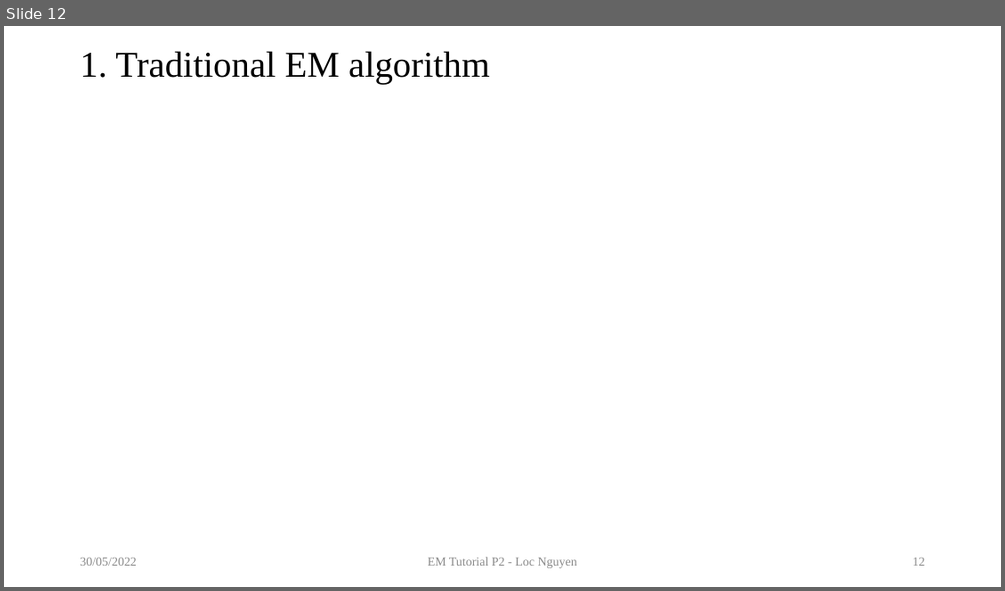
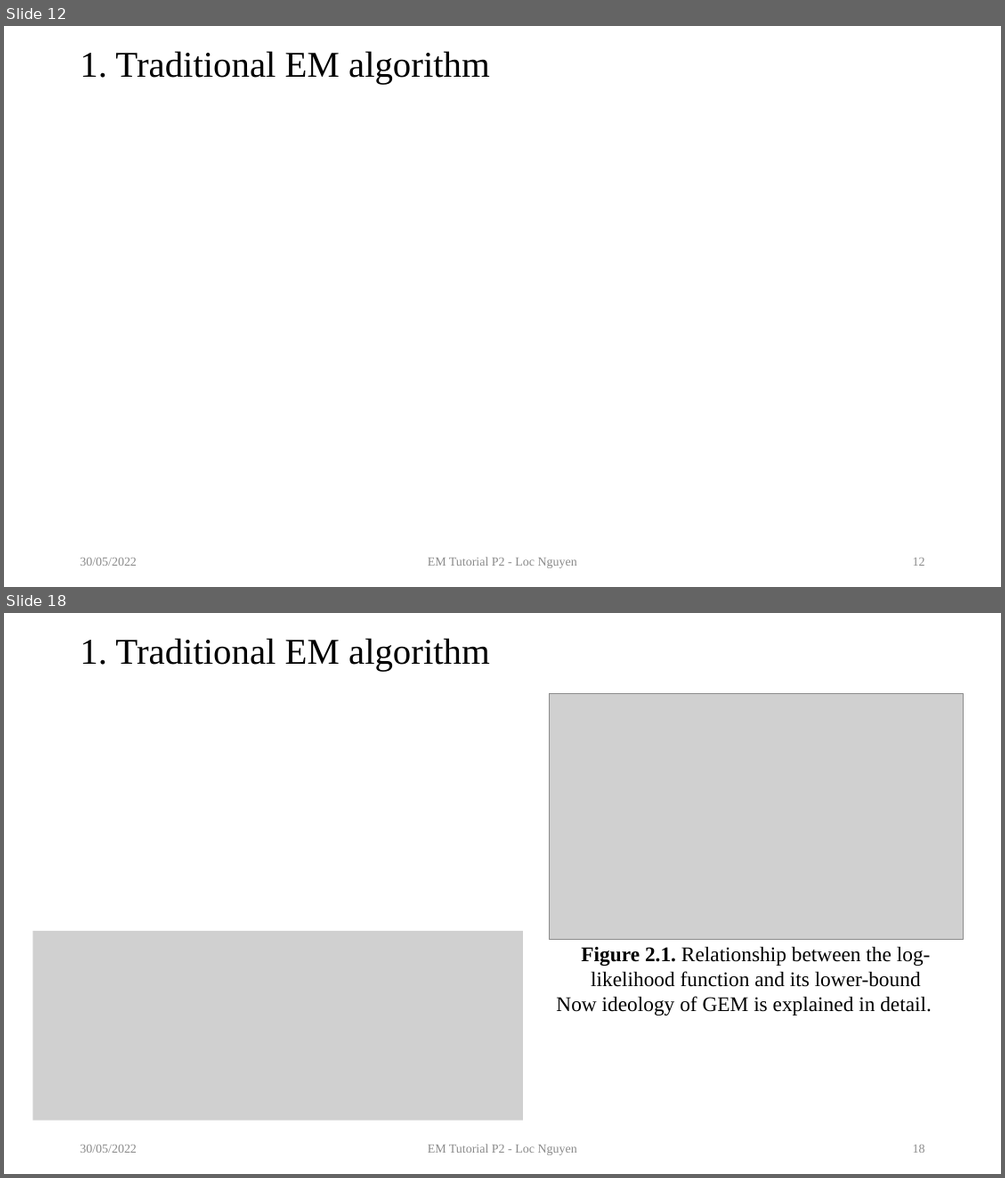
Before and after one commit to ngphloc/double-light, a slide deck: 3_implementation/08.TutorialOnEM/artifact/TutorialOnEM-02.pptx. Shown one above the other, each under a label of ours: slide 12 before the commit, slides 12 and 18 after it; the slides between them are not shown. The pictures are 1005x591 and 1005x1178 pixels, drawn with LibreOffice and Linux fonts; fonts in the diff are those of the drawing; grey boxes stand for pictures. Boxes give left, top, right and bottom in pixels: in the first picture for what was removed or moved away, otherwise in the second. Text is boxed around its words. In the diff, an @@ line names an element or a change of style, - is before the commit and + after.

```diff
--- a/3_implementation/08.TutorialOnEM/artifact/TutorialOnEM-02.pptx
+++ b/3_implementation/08.TutorialOnEM/artifact/TutorialOnEM-02.pptx
@@ slide 18 added at box(4, 613, 1001, 1174), background #FFFFFF @@
@@ title added at box(80, 638, 490, 671), 35 pt, text #000000 @@
+1. Traditional EM algorithm
@@ picture added at box(550, 693, 963, 939) @@
@@ picture added at box(33, 931, 523, 1120) @@
@@ text added at box(556, 946, 931, 1015), 20 pt, text #000000 @@
+Figure 2.1. Relationship between the log-likelihood function and its lower-bound
+Now ideology of GEM is explained in detail.
@@ text added at box(80, 1144, 137, 1152), 12 pt, text #8C8C8C @@
+30/05/2022
@@ text added at box(428, 1143, 577, 1155), 12 pt, text #8C8C8C @@
+EM Tutorial P2 - Loc Nguyen
@@ page number added at box(913, 1144, 925, 1152), 12 pt, text #8C8C8C @@
+18
```
Also in this commit, not shown: 4 slides changed, 25 other slides added.
